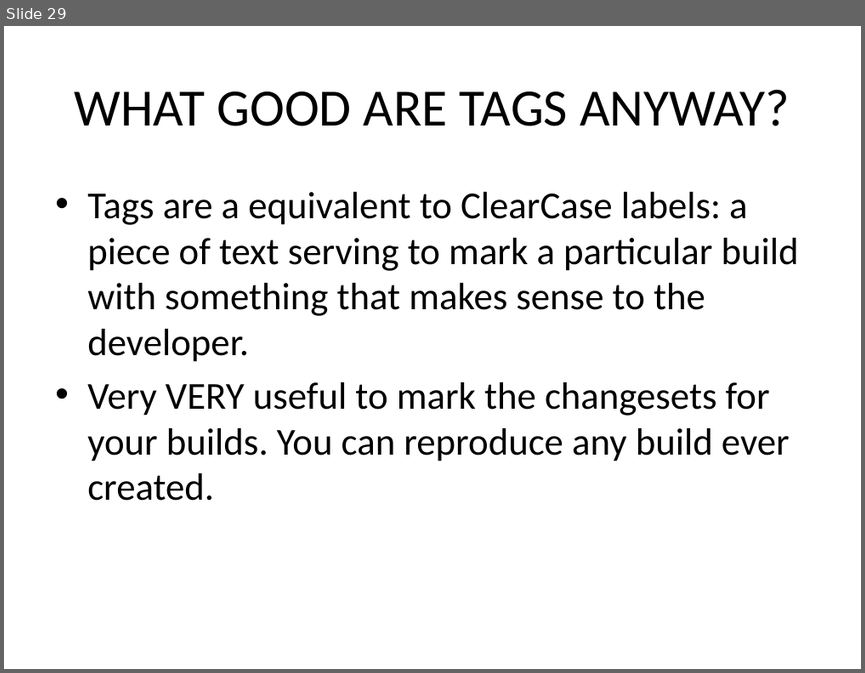
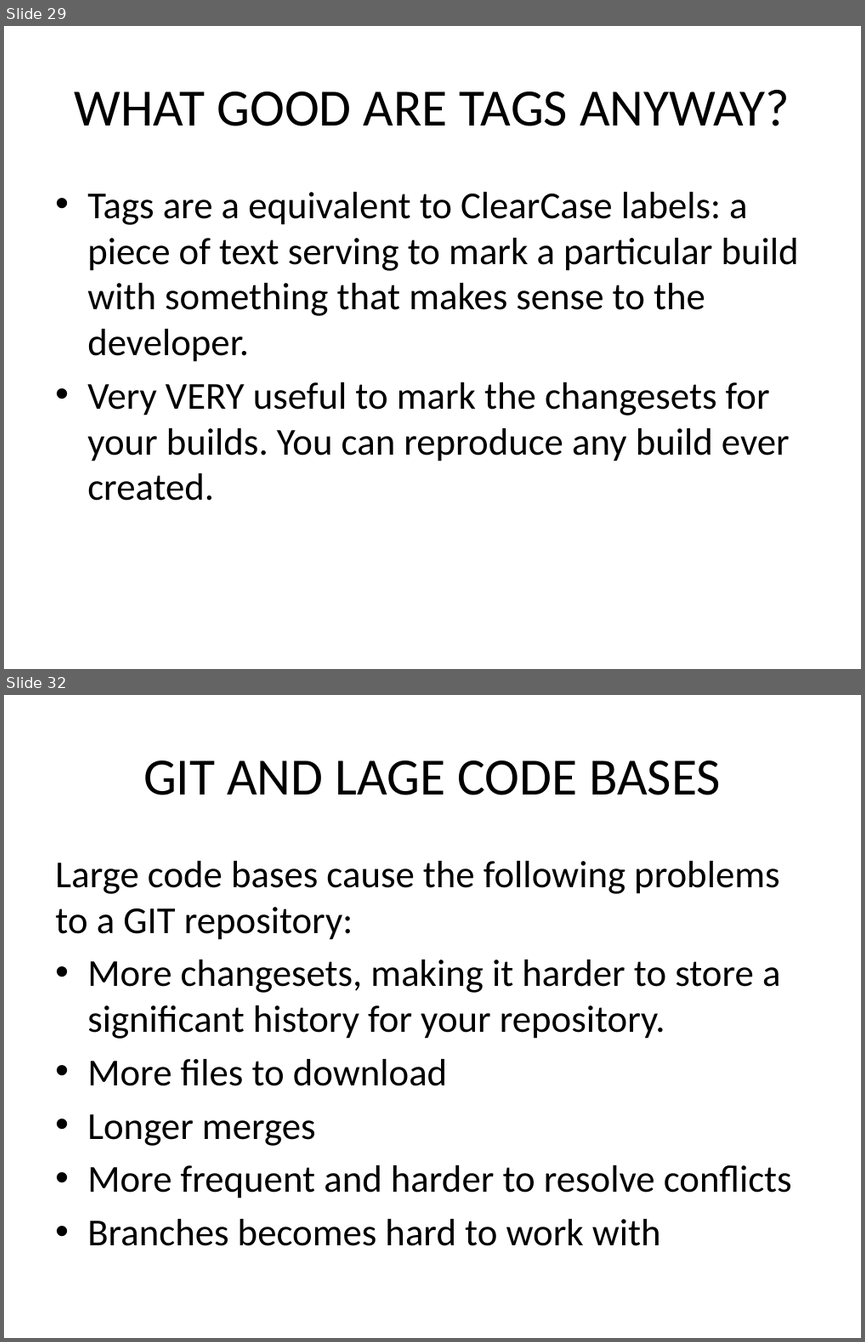
Before and after one commit to kangelov/gitdemo, a slide deck: powerpoint/An Introduction to GIT.pptx. Shown one above the other, each under a label of ours: slide 29 before the commit, slides 29 and 32 after it; the slides between them are not shown. The pictures are 865x673 and 865x1342 pixels, drawn with LibreOffice and Linux fonts; fonts in the diff are those of the drawing. Boxes give left, top, right and bottom in pixels: in the first picture for what was removed or moved away, otherwise in the second. Text is boxed around its words. In the diff, an @@ line names an element or a change of style, - is before the commit and + after.

```diff
--- a/powerpoint/An Introduction to GIT.pptx
+++ b/powerpoint/An Introduction to GIT.pptx
@@ slide 32 added at [4, 695, 861, 1338], background #FFFFFF @@
@@ title added at [143, 760, 721, 795], 44 pt, text #000000 @@
+GIT AND LAGE CODE BASES
@@ text added at [55, 861, 792, 1246], 32 pt, text #000000 @@
+Large code bases cause the following problems to a GIT repository:
+• More changesets, making it harder to store a significant history for your repository.
+• More files to download
+• Longer merges
+• More frequent and harder to resolve conflicts
+• Branches becomes hard to work with
```
Also in this commit, not shown: 1 slide changed, 8 other slides added.
